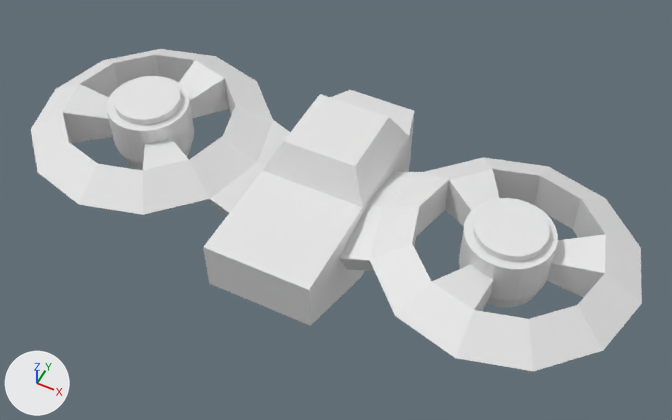
Two versions of the Blender file Assets/Models/enemy_drone_2.7.blend, one commit apart.
The view is the same before and after, from a 50 mm camera at (4.34, -6.76, 10.52) aimed at (0.22, 1.49, 0.21). The axes (+X, +Y, +Z) are drawn at lower left. The lights are the same throughout.
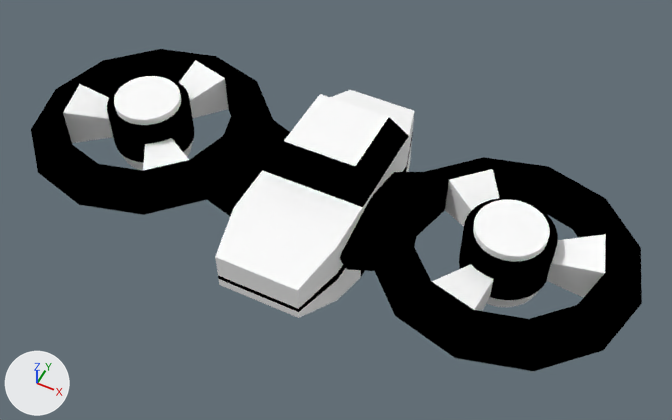
Commit message: add drone enemy

Boxes [x1, y1, x2, y2] around the edits, measured in the pictures (672 x 420 px):
'Cube', reshaped: before [203, 90, 414, 326]; after [215, 90, 414, 318]
'Cube.001', recoloured, moved: before [107, 76, 194, 170]; after [107, 76, 195, 170]
part 1 of me_cube_005, recoloured: [63, 60, 228, 170] in both
part 2 of me_cube_005, recoloured (white to black): [190, 56, 290, 213] in both
part 3 of me_cube_005, recoloured (white to black): [31, 49, 214, 204] in both
part 4 of me_cube_005, recoloured (white to black): [79, 160, 210, 215] in both
part 5 of me_cube_002, recoloured: [122, 155, 143, 170] in both
part 6 of me_cube_002, recoloured: [114, 76, 180, 125] in both
part 7 of me_cube_002, recoloured (white to black): [107, 77, 192, 163] in both
part 8 of me_cube_004, recoloured: [473, 200, 550, 262] in both
part 9 of me_cube_004, recoloured (white to black): [459, 198, 558, 300] in both
part 10 of me_cube_003, recoloured: [432, 169, 606, 311] in both
part 11 of me_cube_003, recoloured (white to black): [340, 172, 474, 358] in both
part 12 of me_cube_003, recoloured (white to black): [456, 167, 642, 371] in both
part 13 of me_cube_003, recoloured (white to black): [425, 157, 548, 204] in both
part 14 of me_cube_001, built on: before [203, 170, 363, 326]; after [215, 115, 414, 318]
part 15 of me_cube_001, recoloured: [284, 90, 414, 166] in both
part 16 of me_cube_001, recoloured (white to black): [263, 117, 409, 207] in both

Patch to the scene script:
```diff
--- a/Assets/Models/enemy_drone_2.7.blend.py
+++ b/Assets/Models/enemy_drone_2.7.blend.py
@@ mat_black @@
+mat_black = diffuse_material('black')
+mat_black.base_color = (0.0, 0.0, 0.0)  # black #000000
@@ mat_base @@
+mat_base = diffuse_material('base')
+mat_base.base_color = (1.0, 1.0, 1.0)  # white #ffffff
@@ me_cube_005 @@
 me_cube_005.from_pydata(...)  # 54 vertices, 54 faces; spans x -1.92..2.07, y -1.83..1.84, z -0.73..0.37
 # used by ob_cube_004; location = (-2.58, 1.33, 0.75); rotation_euler = (0.0, 0.0, 3.142), in degrees (0, 0, 180)
+# me_cube_005 part 1: all 15 faces centred in x -0.55..1.08, y -0.9..0.79, z -0.19..0.29 switch from no material to mat_base (white #ffffff)
+# me_cube_005 part 2: 17 of the faces centred in x -1.86..-0.15, y -1.45..0.78, z -0.46..0.21 switch from no material to mat_black (black #000000)
+# me_cube_005 part 3: 17 of the faces centred in x 0.56..1.69, y -1.45..1.46, z -0.11..0.21 switch from no material to mat_black (black #000000)
+# me_cube_005 part 4: 5 of the faces centred in x -0.82..-0.08, y 1.07..1.46, z -0.11..0.21 switch from no material to mat_black (black #000000)
@@ me_cube_002 @@
 me_cube_002.from_pydata(...)  # 224 vertices, 194 faces; spans x -0.61..0.61, y -0.61..0.61, z -0.464..0.562
 # used by ob_cube_001; location = (-2.82, 1.33, 0.79); rotation_euler = (0.0, 0.0, 3.142), in degrees (0, 0, 180)
+# me_cube_002 part 5: 96 of the faces centred in x -0.567..0.567, y -0.567..0.567, z -0.464..-0.334 switch from no material to mat_base (white #ffffff)
+# me_cube_002 part 6: 33 of the faces centred in x -0.482..0.482, y -0.482..0.482, z 0.509..0.562 switch from no material to mat_base (white #ffffff)
+# me_cube_002 part 7: all 64 faces centred in x -0.604..0.604, y -0.604..0.604, z 0.126..0.455 switch from no material to mat_black (black #000000)
@@ me_cube_004 @@
 me_cube_004.from_pydata(...)  # 224 vertices, 194 faces; spans x -0.61..0.61, y -0.61..0.61, z -0.464..0.562
+# me_cube_004 part 8: 33 of the faces centred in x -0.482..0.482, y -0.482..0.482, z 0.509..0.562 switch from no material to mat_base (white #ffffff)
+# me_cube_004 part 9: all 64 faces centred in x -0.604..0.604, y -0.604..0.604, z 0.126..0.455 switch from no material to mat_black (black #000000)
@@ me_cube_003 @@
 me_cube_003.from_pydata(...)  # 54 vertices, 54 faces; spans x -1.92..2.07, y -1.83..1.84, z -0.73..0.37
+# me_cube_003 part 10: all 15 faces centred in x -0.55..1.08, y -0.9..0.79, z -0.19..0.29 switch from no material to mat_base (white #ffffff)
+# me_cube_003 part 11: 17 of the faces centred in x -1.86..-0.15, y -1.45..0.78, z -0.46..0.21 switch from no material to mat_black (black #000000)
+# me_cube_003 part 12: 17 of the faces centred in x 0.56..1.69, y -1.45..1.46, z -0.11..0.21 switch from no material to mat_black (black #000000)
+# me_cube_003 part 13: 5 of the faces centred in x -0.82..-0.08, y 1.07..1.46, z -0.11..0.21 switch from no material to mat_black (black #000000)
@@ me_cube_001 @@
-me_cube_001.from_pydata(...)  # 30 vertices, 28 faces; spans x -0.8..0.8, y -0.44..3.56, z -0.72..1.36
+me_cube_001.from_pydata(...)  # 60 vertices, 58 faces; spans x -0.8..0.8, y -0.44..3.56, z -0.72..1.36
+# me_cube_001 part 14: 2 vertices moved from x 0.0, y -0.44, z 0.08..0.88 to x 0.0, y 0.36, z -0.32..0.88; 4 vertices removed from x -0.8..0.8, y -0.44, z 0.08..0.88; 34 vertices added at x -0.8..0.8, y -0.44..3.56, z -0.32..0.88
+# me_cube_001 part 15: 6 faces spanning x -0.8..0.8, y 1.4..3.56, z -0.72..1.36 switch from no material to mat_base (white #ffffff)
+# me_cube_001 part 16: 8 faces spanning x -0.8..0.8, y 1.16..2.76, z -0.72..1.36 switch from no material to mat_black (black #000000)
```
